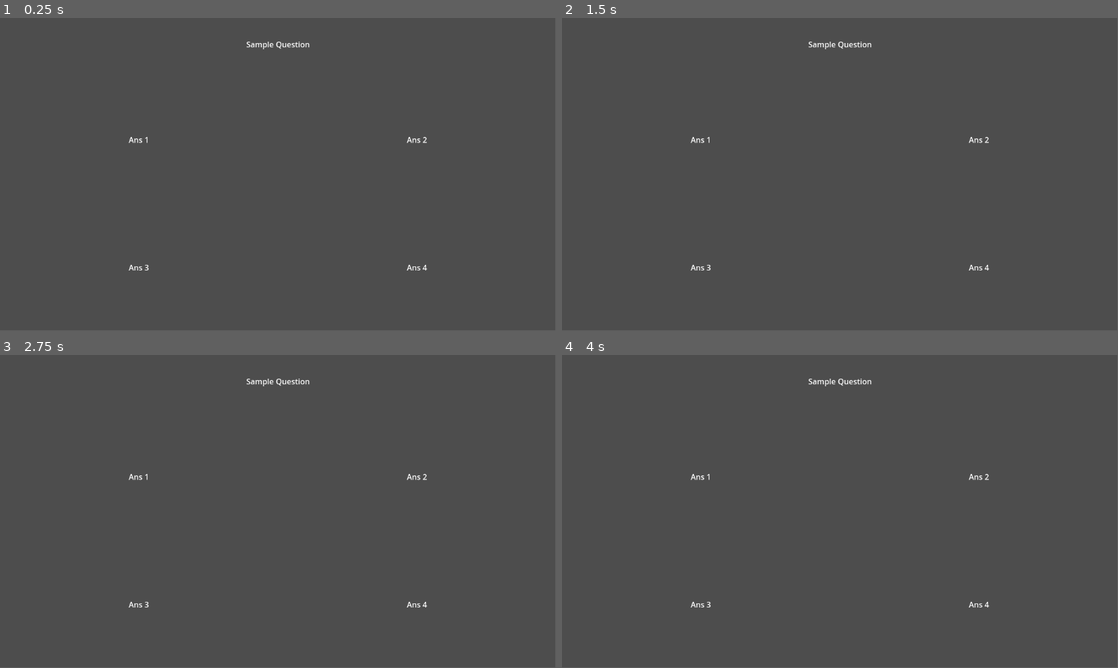
Above: before the commit, frames 1-4 (two rows, left to right).
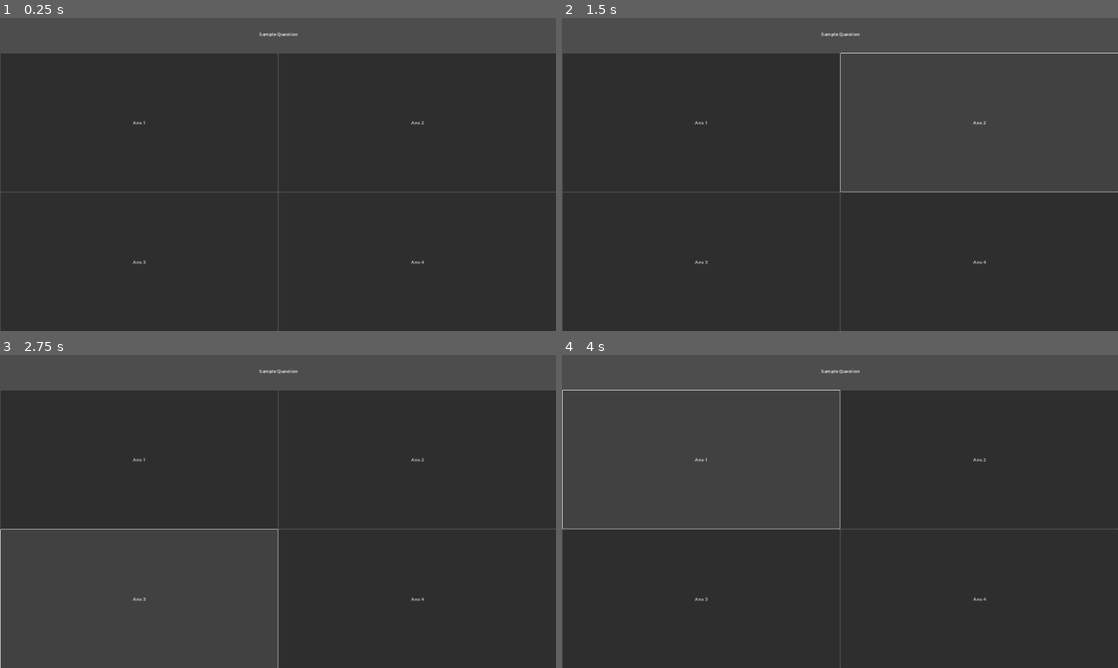
Above: after the commit, the same moments.

Repository: jocelyndb/Trivial
Game: Godot game, scene res://scenes/trivia_board.tscn
Same seed, same stepped clock (60 frames per second), same inputs: the game is played once before the commit and once after it. Before the commit the project has no main scene; this scene is started directly in both runs.
Inputs (mouse positions are in pixels of both pictures, inside the frame that each line leads up to):
- Up to frame 1 (0.25 s): no input
- Up to frame 2 (1.5 s): click (701, 121) at 0.5 s, where only the run after the commit has a clickable "Ans 1"; click (979, 121) at 1.25 s, where only the run after the commit has a clickable "Ans 2"
- Up to frame 3 (2.75 s): click (139, 599) at 2 s, where only the run after the commit has a clickable "Ans 3"
- Up to frame 4 (4 s): click (979, 599) at 2.75 s, where only the run after the commit has a clickable "Ans 4"; click (701, 458) at 3.5 s, where only the run after the commit has a clickable "Ans 1"
In our replay, the window is 799x449 before the commit and 800x450 after it. These sizes can differ from the game's own. Grey fills any space a smaller window leaves; there, only what the larger window draws over its background counts as a difference.

The runs differ from the first frame. In frame 1, 88% of the frame differs, in the area x 0-100%, y 0-100%; in frame 2, 66%; in frame 3, 66%; in frame 4, 66%.

Commit message:
Added 20 demo questions and implemented loading questions, added menus and signals for answers

Diff:
--- /dev/null
+++ b/default_bus_layout.tres
@@ -0,0 +1,15 @@
+[gd_resource type="AudioBusLayout" format=3 uid="uid://c8l4x4v72nxeo"]
+
+[resource]
+bus/1/name = &"SFX"
+bus/1/solo = false
+bus/1/mute = false
+bus/1/bypass_fx = false
+bus/1/volume_db = 0.0
+bus/1/send = &"Master"
+bus/2/name = &"Music"
+bus/2/solo = false
+bus/2/mute = false
+bus/2/bypass_fx = false
+bus/2/volume_db = 0.0
+bus/2/send = &"Master"
--- a/project.godot
+++ b/project.godot
@@ -11,8 +11,21 @@
 [application]
 
 config/name="Trivial"
+run/main_scene="res://scenes/main_menu.tscn"
 config/features=PackedStringArray("4.3", "GL Compatibility")
 config/icon="res://icon.svg"
+
+[autoload]
+
+Question="res://scripts/question.gd"
+PlayerInfo="*res://scripts/player_info.gd"
+
+[display]
+
+window/size/viewport_width=1920
+window/size/viewport_height=1080
+window/stretch/mode="canvas_items"
+window/stretch/aspect="keep_height"
 
 [rendering]
 
--- /dev/null
+++ b/resources/questions.json
@@ -0,0 +1,233 @@
+[
+	{
+		"question": "sample question text",
+		"subject": "general",
+		"difficulty": 1,
+		"options": {
+			"option1": -1,
+			"option2": 1,
+			"option3": 0,
+			"option4": 0
+		}
+	},
+	{
+		"question": "The Kuleshov effect describes which phenomenon?",
+		"subject": "general",
+		"difficulty": 3,
+		"options": {
+			"Viewers derive more meaning from the relationship between sequential shots than just one in isolation": 1,
+			"Viewers are more influenced by color than narrative": 0,
+			"It’s easier to follow non-linear storylines": 0,
+			"People respond more strongly to loud audio cues than visuals": 0
+		}
+	},
+	{
+		"question": "What game studio produced ‘Angry Birds'?",
+		"subject": "general",
+		"difficulty": 1,
+		"options": {
+			"Rovio": 1,
+			"King": 0,
+			"Supercell": 0,
+			"Zynga": 0
+		}
+	},
+	{
+		"question": "What is hippopotomonstroses-quippedaliophobia?",
+		"subject": "general",
+		"difficulty": 2,
+		"options": {
+			"Fear of long words": 1,
+			"Fear of water": 0,
+			"Fear of large animals": 0,
+			"Fear of speaking in public": 0
+		}
+	},
+	{
+		"question": "What is unique about the number 2?",
+		"subject": "general",
+		"difficulty": 1,
+		"options": {
+			"It's the only even prime number": 1,
+			"It’s the only number with no factors": 0,
+			"It’s both a square and a cube": 0,
+			"It’s the only number divisible by zero": 0
+		}
+	},
+	{
+		"question": "Which compound is responsible for blue-coloured plants?",
+		"subject": "general",
+		"difficulty": 3,
+		"options": {
+			"Anthocyanin": 1,
+			"Chlorophyll": 0,
+			"Xanthophyll": 0,
+			"Carotene": 0
+		}
+	},
+	{
+		"question": "What city was home to ‘Metamorphosis’ author Franz Kafka?",
+		"subject": "geography",
+		"difficulty": 2,
+		"options": {
+			"Prague": 1,
+			"Vienna": 0,
+			"Berlin": 0,
+			"Zurich": 0
+		}
+	},
+	{
+		"question": "Which country originated the cold marinated fish dish Ceviche?",
+		"subject": "geography",
+		"difficulty": 2,
+		"options": {
+			"Peru": 1,
+			"Mexico": 0,
+			"Spain": 0,
+			"Brazil": 0
+		}
+	},
+	{
+		"question": "What is the third largest country by area?",
+		"subject": "geography",
+		"difficulty": 2,
+		"options": {
+			"United States": 1,
+			"China": 0,
+			"Canada": 0,
+			"Brazil": 0
+		}
+	},
+	{
+		"question": "What was the first country to host the Eurovision Song Contest?",
+		"subject": "geography",
+		"difficulty": 3,
+		"options": {
+			"Switzerland": 1,
+			"United Kingdom": 0,
+			"Sweden": 0,
+			"Germany": 0
+		}
+	},
+	{
+		"question": "Which country has the highest annual rainfall on average?",
+		"subject": "geography",
+		"difficulty": 3,
+		"options": {
+			"Columbia": 1,
+			"India": 0,
+			"Indonesia": 0,
+			"Papua New Guinea": 0
+		}
+	},
+	{
+		"question": "What is the highest grossing movie of all time?",
+		"subject": "pop culture",
+		"difficulty": 1,
+		"options": {
+			"Avatar": 1,
+			"Avengers: Endgame": 0,
+			"Titanic": 0,
+			"Star Wars: The Force Awakens": 0
+		}
+	},
+	{
+		"question": "Which metal band released a song about sleep in 1991?",
+		"subject": "pop culture",
+		"difficulty": 1,
+		"options": {
+			"Metallica": 1,
+			"Slayer": 0,
+			"Iron Maiden": 0,
+			"Pantera": 0
+		}
+	},
+	{
+		"question": "Which of the following describe a piece on display at MoMa?",
+		"subject": "pop culture",
+		"difficulty": 3,
+		"options": {
+			"Nine CRT monitors on a shelf displaying black-and-white videos": 1,
+			"A typewriter fused with a rotary phone": 0,
+			"An inverted fountain pouring sand": 0,
+			"A refrigerator filled with taxidermy birds": 0
+		}
+	},
+	{
+		"question": "Which typeface featured prominently on the cover of Charli xcx’s 2024 album?",
+		"subject": "pop culture",
+		"difficulty": 3,
+		"options": {
+			"Arial": 1,
+			"Helvetica": 0,
+			"Times New Roman": 0,
+			"Futura": 0
+		}
+	},
+	{
+		"question": "Which is an effect of the fictional Bendii Syndrome?",
+		"subject": "pop culture",
+		"difficulty": 2,
+		"options": {
+			"Loss of emotional control": 1,
+			"Temporary blindness": 0,
+			"Uncontrollable telepathy": 0,
+			"Loss of memory": 0
+		}
+	},
+	{
+		"question": "In what year did the US Civil War begin?",
+		"subject": "history",
+		"difficulty": 2,
+		"options": {
+			"1861": 1,
+			"1859": 0,
+			"1863": 0,
+			"1870": 0
+		}
+	},
+	{
+		"question": "Who was Canada’s first female Prime Minister?",
+		"subject": "history",
+		"difficulty": 2,
+		"options": {
+			"Kim Campbell": 1,
+			"Margaret Thatcher": 0,
+			"Adrienne Trudeau": 0,
+			"Pauline Marois": 0
+		}
+	},
+	{
+		"question": "On days like these I curse the Chinese for which invention?",
+		"subject": "history",
+		"difficulty": 1,
+		"options": {
+			"Gunpowder": 1,
+			"Coins": 0,
+			"Vases": 0,
+			"Bow and Arrow": 0
+		}
+	},
+	{
+		"question": "Which is not a Greek God or Goddess?",
+		"subject": "history",
+		"difficulty": 2,
+		"options": {
+			"Minerva": 1,
+			"Hypnos": 0,
+			"Hermes": 0,
+			"Demeter": 0
+		}
+	},
+	{
+		"question": "Which nation was the first to abolish slavery?",
+		"subject": "history",
+		"difficulty": 3,
+		"options": {
+			"France": 1,
+			"United States": 0,
+			"Brazil": 0,
+			"United Kingdom": 0
+		}
+	}
+]
--- /dev/null
+++ b/resources/questions_v1.json
@@ -0,0 +1,191 @@
+[
+	{
+		"question": "sample question text",
+		"subject": "general",
+		"value": 5,
+		"options" : {
+			"option1":-1,
+			"option2":1
+		}
+	},
+	{
+		"question": "The Kuleshov effect describes which phenomenon?",
+		"subject": "general",
+		"value": 5,
+		"options" : {
+			"Viewers derive more meaning from the relationship between sequential shots than just one in isolation":1,
+			"option2":0
+		}
+	},
+	{
+		"question": "What game studio produced ‘Angry Birds'?",
+		"subject": "general",
+		"value": 5,
+		"options" : {
+			"Rovio":1,
+			"option2":0
+		}
+	},
+	{
+		"question": "What is hippopotomonstroses-quippedaliophobia?",
+		"subject": "general",
+		"value": 5,
+		"options" : {
+			"Fear of long words":1,
+			"option2":0
+		}
+	},
+	{
+		"question": "What is unique about the number 2?",
+		"subject": "general",
+		"value": 5,
+		"options" : {
+			"It's the only even prime number":1,
+			"option2":0
+		}
+	},
+	{
+		"question": "Which compound is responsible for blue-coloured plants?",
+		"subject": "general",
+		"value": 5,
+		"options" : {
+			"Anthocyanins":1,
+			"option2":0
+		}
+	},
+	{
+		"question": "What city was home to ‘Metamorphosis’ author Franz Kafka?",
+		"subject": "geography",
+		"value": 5,
+		"options" : {
+			"Prague":1,
+			"option2":0
+		}
+	},
+	{
+		"question": "Which country originated the cold marinated fish dish Ceviche?",
+		"subject": "geography",
+		"value": 5,
+		"options" : {
+			"Peru":1,
+			"option2":0
+		}
+	},
+	{
+		"question": "What is the third largest country by area?",
+		"subject": "geography",
+		"value": 5,
+		"options" : {
+			"United States":1,
+			"option2":0
+		}
+	},
+	{
+		"question": "What was the first country to host the Eurovision Song Contest?",
+		"subject": "geography",
+		"value": 5,
+		"options" : {
+			"Switzerland":1,
+			"option2":0
+		}
+	},
+	{
+		"question": "Which country has the highest annual rainfall on average?",
+		"subject": "geography",
+		"value": 5,
+		"options" : {
+			"Columbia":1,
+			"option2":0
+		}
+	},
+	{
+		"question": "What is the highest grossing movie of all time?",
+		"subject": "pop culture",
+		"value": 5,
+		"options" : {
+			"Avatar":1,
+			"option2":0
+		}
+	},
+	{
+		"question": "Which metal band released a song about sleep in 1991?",
+		"subject": "pop culture",
+		"value": 5,
+		"options" : {
+			"Metallica":1,
+			"option2":0
+		}
+	},
+	{
+		"question": "Which of the following describe a piece on display at MoMa?",
+		"subject": "pop culture",
+		"value": 5,
+		"options" : {
+			"Nine CRT monitors on a shelf displaying black-and-white videos":1,
+			"option2":0
+		}
+	},
+	{
+		"question": "Which typeface featured prominently on the cover of Charli xcx’s 2024 album?",
+		"subject": "pop culture",
+		"value": 5,
+		"options" : {
+			"Arial":1,
+			"option2":0
+		}
+	},
+	{
+		"question": "Which is an effect of the fictional Bendii Syndrome?",
+		"subject": "pop culture",
+		"value": 5,
+		"options" : {
+			"Loss of emotional control":1,
+			"option2":0
+		}
+	},
+	{
+		"question": "In what year did the US Civil War begin?",
+		"subject": "history",
+		"value": 5,
+		"options" : {
+			"1861":1,
+			"option2":0
+		}
+	},
+	{
+		"question": "Who was Canada’s first female Prime Minister?",
+		"subject": "history",
+		"value": 5,
+		"options" : {
+			"Kim Campbell":1,
+			"option2":0
+		}
+	},
+	{
+		"question": "On days like these I curse the Chinese for which invention?",
+		"subject": "history",
+		"value": 5,
+		"options" : {
+			"Gunpowder":1,
+			"option2":0
+		}
+	},
+	{
+		"question": "Which is not a Greek God or Goddess?",
+		"subject": "history",
+		"value": 5,
+		"options" : {
+			"Minerva":1,
+			"option2":0
+		}
+	},
+	{
+		"question": "Which nation was the first to abolish slavery?",
+		"subject": "history",
+		"value": 5,
+		"options" : {
+			"France":1,
+			"option2":0
+		}
+	},
+]
--- /dev/null
+++ b/resources/triple_bus.tres
@@ -0,0 +1,15 @@
+[gd_resource type="AudioBusLayout" format=3 uid="uid://bsjbnvqme2jtp"]
+
+[resource]
+bus/1/name = &"SFX"
+bus/1/solo = false
+bus/1/mute = false
+bus/1/bypass_fx = false
+bus/1/volume_db = 0.0
+bus/1/send = &"Master"
+bus/2/name = &"Music"
+bus/2/solo = false
+bus/2/mute = false
+bus/2/bypass_fx = false
+bus/2/volume_db = 0.0
+bus/2/send = &"Master"
--- /dev/null
+++ b/scenes/info_label.gd
@@ -0,0 +1,14 @@
+extends Label
+
+@export var infoVariable: String
+@export var labelText: String
+
+# Called when the node enters the scene tree for the first time.
+func _ready() -> void:
+	text = labelText + str(PlayerInfo[infoVariable])
+	pass # Replace with function body.
+
+
+# Called every frame. 'delta' is the elapsed time since the previous frame.
+func _process(delta: float) -> void:
+	pass
--- /dev/null
+++ b/scenes/main_menu.tscn
@@ -0,0 +1,52 @@
+[gd_scene load_steps=2 format=3 uid="uid://cp4q0lveividi"]
+
+[ext_resource type="PackedScene" uid="uid://bovjr85fwn77x" path="res://scenes/scene_button.tscn" id="1_33nl4"]
+
+[node name="MainMenu" type="Control"]
+layout_mode = 3
+anchors_preset = 15
+anchor_right = 1.0
+anchor_bottom = 1.0
+grow_horizontal = 2
+grow_vertical = 2
+
+[node name="HBoxContainer" type="VBoxContainer" parent="."]
+layout_mode = 1
+anchors_preset = 8
+anchor_left = 0.5
+anchor_top = 0.5
+anchor_right = 0.5
+anchor_bottom = 0.5
+offset_left = -91.5
+offset_top = -29.0
+offset_right = 91.5
+offset_bottom = 29.0
+grow_horizontal = 2
+grow_vertical = 2
+
+[node name="TitleText" type="RichTextLabel" parent="HBoxContainer"]
+layout_mode = 2
+size_flags_horizontal = 6
+size_flags_vertical = 4
+bbcode_enabled = true
+text = "Trivial
+"
+fit_content = true
+scroll_active = false
+autowrap_mode = 0
+
+[node name="NavButtons" type="HBoxContainer" parent="HBoxContainer"]
+layout_mode = 2
+size_flags_horizontal = 4
+size_flags_vertical = 4
+theme_override_constants/separation = 20
+
+[node name="PlayButton" parent="HBoxContainer/NavButtons" instance=ExtResource("1_33nl4")]
+layout_mode = 2
+text = "Play"
+targetSceneName = "trivia"
+
+[node name="OptionsButton" parent="HBoxContainer/NavButtons" instance=ExtResource("1_33nl4")]
+layout_mode = 2
+text = "Options"
+targetSceneName = "options_menu"
--- /dev/null
+++ b/scenes/options_menu.tscn
@@ -0,0 +1,89 @@
+[gd_scene load_steps=4 format=3 uid="uid://drhsvebvknql8"]
+
+[ext_resource type="Script" path="res://scripts/volume_slider.gd" id="1_8045e"]
+[ext_resource type="PackedScene" uid="uid://bovjr85fwn77x" path="res://scenes/scene_button.tscn" id="1_ko2s8"]
+[ext_resource type="Script" path="res://scenes/info_label.gd" id="3_xpllv"]
+
+[node name="Options" type="Control"]
+layout_mode = 3
+anchors_preset = 15
+anchor_right = 1.0
+anchor_bottom = 1.0
+grow_horizontal = 2
+grow_vertical = 2
+
+[node name="VBoxContainer" type="VBoxContainer" parent="."]
+layout_mode = 1
+anchors_preset = -1
+anchor_right = 1.0
+anchor_bottom = 1.0
+offset_left = 400.0
+offset_top = 200.0
+offset_right = -400.0
+offset_bottom = -200.0
+grow_horizontal = 2
+grow_vertical = 2
+theme_override_constants/separation = 50
+
+[node name="VolumeSlider" type="HSlider" parent="VBoxContainer"]
+layout_mode = 2
+max_value = 1.0
+step = 0.01
+script = ExtResource("1_8045e")
+
+[node name="Label" type="Label" parent="VBoxContainer/VolumeSlider"]
+layout_mode = 0
+offset_top = 20.0
+offset_right = 59.0
+offset_bottom = 43.0
+text = "Volume"
+
+[node name="MusicSlider" type="HSlider" parent="VBoxContainer"]
+layout_mode = 2
+max_value = 1.0
+step = 0.01
+script = ExtResource("1_8045e")
+audioBusName = "Music"
+
+[node name="Label" type="Label" parent="VBoxContainer/MusicSlider"]
+layout_mode = 0
+offset_top = 20.0
+offset_right = 59.0
+offset_bottom = 43.0
+text = "Music"
+
+[node name="SFXSlider" type="HSlider" parent="VBoxContainer"]
+layout_mode = 2
+max_value = 1.0
+step = 0.01
+script = ExtResource("1_8045e")
+audioBusName = "SFX"
+
+[node name="Label" type="Label" parent="VBoxContainer/SFXSlider"]
+layout_mode = 0
+offset_top = 20.0
+offset_right = 59.0
+offset_bottom = 43.0
+text = "Sounds"
+
+[node name="HighScore" type="Label" parent="VBoxContainer"]
+layout_mode = 2
+script = ExtResource("3_xpllv")
+infoVariable = "highScore"
+labelText = "High Score: "
+
+[node name="NavButtons" type="HBoxContainer" parent="VBoxContainer"]
+layout_mode = 2
+size_flags_horizontal = 4
+size_flags_vertical = 4
+theme_override_constants/separation = 20
+
+[node name="MainMenuButton" parent="VBoxContainer/NavButtons" instance=ExtResource("1_ko2s8")]
+layout_mode = 2
+text = "Back"
+targetSceneName = "main_menu"
+
+[node name="CreditsButton" parent="VBoxContainer/NavButtons" instance=ExtResource("1_ko2s8")]
+layout_mode = 2
+text = "Credits"
+targetSceneName = "credits"
--- /dev/null
+++ b/scenes/scene_button.tscn
@@ -0,0 +1,15 @@
+[gd_scene load_steps=2 format=3 uid="uid://bovjr85fwn77x"]
+
+[ext_resource type="Script" path="res://scripts/scene_button.gd" id="1_5v83p"]
+
+[node name="SceneButton" type="Button"]
+anchors_preset = 15
+anchor_right = 1.0
+anchor_bottom = 1.0
+grow_horizontal = 2
+grow_vertical = 2
+size_flags_horizontal = 4
+size_flags_vertical = 4
+script = ExtResource("1_5v83p")
+
+[connection signal="pressed" from="." to="." method="_on_pressed"]
--- /dev/null
+++ b/scenes/trivia.tscn
@@ -0,0 +1,18 @@
+[gd_scene load_steps=3 format=3 uid="uid://njq3tgyopb53"]
+
+[ext_resource type="Script" path="res://scripts/trivia.gd" id="1_53x8n"]
+[ext_resource type="PackedScene" uid="uid://cxg0cvb7ol5i3" path="res://scenes/trivia_board.tscn" id="2_ra1vt"]
+
+[node name="Trivia" type="Control"]
+layout_mode = 3
+anchors_preset = 15
+anchor_right = 1.0
+anchor_bottom = 1.0
+grow_horizontal = 2
+grow_vertical = 2
+script = ExtResource("1_53x8n")
+
+[node name="TriviaBoard" parent="." instance=ExtResource("2_ra1vt")]
+layout_mode = 1
+
+[connection signal="answered" from="TriviaBoard" to="." method="_on_trivia_board_answered"]
--- a/scenes/trivia_board.tscn
+++ b/scenes/trivia_board.tscn
@@ -39,32 +39,26 @@
 size_flags_horizontal = 3
 columns = 2
 
-[node name="Option 1" type="Label" parent="BoardSeparator/Bottom/MCOptions"]
+[node name="Option 1" type="Button" parent="BoardSeparator/Bottom/MCOptions" groups=["optionButtons"]]
 layout_mode = 2
-size_flags_horizontal = 6
-size_flags_vertical = 6
+size_flags_horizontal = 3
+size_flags_vertical = 3
 text = "Ans 1"
 
-[node name="Option 2" type="Label" parent="BoardSeparator/Bottom/MCOptions"]
+[node name="Option 2" type="Button" parent="BoardSeparator/Bottom/MCOptions" groups=["optionButtons"]]
 layout_mode = 2
-size_flags_horizontal = 6
-size_flags_vertical = 6
+size_flags_horizontal = 3
+size_flags_vertical = 3
 text = "Ans 2"
-horizontal_alignment = 3
-vertical_alignment = 3
 
-[node name="Option 3" type="Label" parent="BoardSeparator/Bottom/MCOptions"]
+[node name="Option 3" type="Button" parent="BoardSeparator/Bottom/MCOptions" groups=["optionButtons"]]
 layout_mode = 2
-size_flags_horizontal = 6
-size_flags_vertical = 6
+size_flags_horizontal = 3
+size_flags_vertical = 3
 text = "Ans 3"
-horizontal_alignment = 3
-vertical_alignment = 3
 
-[node name="Option 4" type="Label" parent="BoardSeparator/Bottom/MCOptions"]
+[node name="Option 4" type="Button" parent="BoardSeparator/Bottom/MCOptions" groups=["optionButtons"]]
 layout_mode = 2
-size_flags_horizontal = 6
-size_flags_vertical = 6
+size_flags_horizontal = 3
+size_flags_vertical = 3
 text = "Ans 4"
-horizontal_alignment = 3
-vertical_alignment = 3
--- /dev/null
+++ b/scenes/upgrades_menu.tscn
@@ -0,0 +1,9 @@
+[gd_scene format=3 uid="uid://cffyhc16ln836"]
+
+[node name="UpgradesMenu" type="Control"]
+layout_mode = 3
+anchors_preset = 15
+anchor_right = 1.0
+anchor_bottom = 1.0
+grow_horizontal = 2
+grow_vertical = 2
--- /dev/null
+++ b/scripts/option_button.gd
@@ -0,0 +1,11 @@
+extends Button
+
+#var Question = preload("res://scenes/trivia_board.tscn")
+# Called when the node enters the scene tree for the first time.
+func _ready() -> void:
+	pass # Replace with function body.
+
+
+# Called every frame. 'delta' is the elapsed time since the previous frame.
+func _process(delta: float) -> void:
+	pass
--- /dev/null
+++ b/scripts/player_info.gd
@@ -0,0 +1,3 @@
+extends Node
+
+var highScore = 10
--- /dev/null
+++ b/scripts/question.gd
@@ -0,0 +1,38 @@
+extends Node
+
+class_name Question
+# Question text
+var question: String
+var subject: String
+# difficulty is one of:
+#	1: easy
+#	2: medium
+#	3: hard
+var difficulty: int
+# Dictionary[String, int]
+# Int is one of:
+#	- -2 Disabled, Incorrect
+# 	- -1 Disabled, Correct
+#	- 0  Enabled, Incorrect
+# 	- 1	 Enabled, Correct
+var options: Dictionary
+
+static func newQuestion(question: String, difficulty: int, options: Dictionary, subject: String = "General"):
+	var newQ = Question.new()
+	newQ.question = question
+	newQ.difficulty = difficulty
+	newQ.options = options
+	newQ.subject = subject
+	print(JSON.stringify(newQ))
+	return newQ
+
+# TODO: add serialize function to save questions
+#static func serialize()
+
+static func parseJSONString(json: String) -> Question:
+	var qJson = JSON.parse_string(json)
+	print(qJson["question"])
+	print(qJson["difficulty"])
+	print(qJson["subject"])
+	print(qJson["options"])
+	return newQuestion(qJson["question"], qJson["difficulty"], qJson["options"], qJson["subject"])
--- /dev/null
+++ b/scripts/scene_button.gd
@@ -0,0 +1,16 @@
+extends Button
+
+@export var targetSceneName: String
+
+# Called when the node enters the scene tree for the first time.
+func _ready() -> void:
+	pass # Replace with function body.
+
+
+# Called every frame. 'delta' is the elapsed time since the previous frame.
+func _process(delta: float) -> void:
+	pass
+
+func _on_pressed() -> void:
+	get_tree().change_scene_to_file("res://scenes/" + targetSceneName + ".tscn")
+	pass # Replace with function body.
--- /dev/null
+++ b/scripts/trivia.gd
@@ -0,0 +1,56 @@
+extends Control
+
+# TODO: put questions in file
+@export var questionsPath = "res://resources/questions.json"
+@onready var questions: Array[Question] = loadQuestions()
+@onready var currentQuestionIndex: int = -1
+# Called when the node enters the scene tree for the first time.
+func _ready() -> void:
+	questions.shuffle()
+	#var questions: Array[Question] = loadQuestions()
+	#$TriviaBoard.setQuestion(questions[1])
+	#$TriviaBoard.setQuestion(questions[2])
+	setNextQuestion()
+
+# Called every frame. 'delta' is the elapsed time since the previous frame.
+func _process(delta: float) -> void:
+	pass
+
+func loadQuestions() -> Array[Question]:
+	if not FileAccess.file_exists(questionsPath):
+		print("Missing questions file")
+		return []
+
+	var questions: Array[Question] = []
+	var questionsFile = FileAccess.open(questionsPath, FileAccess.READ)
+	var questionsArray = JSON.parse_string(questionsFile.get_as_text())
+	for question in questionsArray:
+		questions.append(Question.newQuestion(
+			question["question"],
+			question["difficulty"],
+			question["options"],
+			question["subject"]))
+	# TODO: read questions from file
+	#var q
+	#Question.new()
+	return questions
+
+#func save_data() -> void:
+	#var save_file = FileAccess.open("user://game_data.save", FileAccess.WRITE)
+	#var json_string = JSON.stringify(highScore)
+	#print(json_string)
+	#save_file.store_line(json_string)
+	#save_file.close()
+
+func setNextQuestion() -> void:
+	currentQuestionIndex += 1
+	$TriviaBoard.setQuestion(questions[currentQuestionIndex])
+
+
+
+func _on_trivia_board_answered(correct: int, difficulty: int) -> void:
+	print(("Correctly" if correct > 0 else "Incorrectly") + " answered "
+		+ ("easy" if difficulty == 1 else ("medium" if difficulty == 2 else "hard"))
+		+ " question.")
+	setNextQuestion()
+	pass # Replace with function body.
--- a/scripts/trivia_board.gd
+++ b/scripts/trivia_board.gd
@@ -1,18 +1,8 @@
 extends Control
 
-class Question:
-	# Question text
-	var question: String
-	# Correct answer
-	var answer: String
-	# Alternate answers to confuse player
-	# Dictionary[String, int]
-	# Int is one of:
-	# 	- -1 Disabled
-	#	- 0  Enabled, Incorrect
-	# 	- 1	 Enabled, Correct
-	var options: Dictionary
+signal answered(int)
 
+var currentQuestion: Question
 
 # Called when the node enters the scene tree for the first time.
 func _ready() -> void:
@@ -21,11 +11,73 @@
 
 # Called every frame. 'delta' is the elapsed time since the previous frame.
 func _process(delta: float) -> void:
+	# TODO: remove when finished testing question setting
+	if (Input.is_action_just_pressed("ui_select")):
+		print("Setting question")
+		setQuestion(Question.newQuestion(
+			"test question text",
+			5,
+			{
+				"First choice, incorrect":0,
+				"Second choice, correct":1,
+				"Third choice, correct":1,
+				"Fourth choice, disabled correct":-1,
+				# NOTE: ideally no more choices as these are read in order
+				"Fifth choice, disabled incorrect":-2,
+				#"Sixth choice, incorrect":0
+			}))
+
 	pass
 
 func setQuestion(question: Question) -> void:
+	currentQuestion = question
+	# Disconnect all existing button signals
+	for button in $BoardSeparator/Bottom/MCOptions.get_children():
+		button.disconnect("pressed", onMCPressed)
 	$BoardSeparator/Top/Question.text = question.question
-	for ansText in question.options.keys():
-		# TODO: set answer options
-		pass
+	var optionButtons: Array[Node] = $BoardSeparator/Bottom/MCOptions.get_children()
+	optionButtons.shuffle()
+	# Check for an enabled correct answer option
+	var correctOptionIndex: int = question.options.values().find(1)
+	# If correct option present, assign it to first button
+	var finalButtonIndex = optionButtons.size()
+	if correctOptionIndex >= 0:
+		setMCButton(optionButtons.back(), question.options.keys()[correctOptionIndex])
+		finalButtonIndex -= 1
+	# Add other answer options in order to shuffled buttons
+	var buttonIndex = 0
+	for optionIndex in question.options.size():
+		# Skip already set correct option (will never trigger if one not found)
+		if optionIndex == correctOptionIndex or question.options.values()[optionIndex] < 0:
+			optionIndex += 1
+			continue
+		# End if reached already set last button
+		if buttonIndex == finalButtonIndex:
+			break
+		# TODO: handle disa
+		setMCButton(optionButtons[buttonIndex], question.options.keys()[optionIndex])
+		print("Set button: %d" % buttonIndex)
+		optionIndex += 1
+		buttonIndex += 1
+	# Hide buttons not assigned an answer choice
+	# TODO: make this a look instead of hiding
+	while (buttonIndex < finalButtonIndex):
+		optionButtons[buttonIndex].hide()
+		print("Hiding: %d" % buttonIndex)
+		buttonIndex += 1
+
+	print(correctOptionIndex)
+	print(question.options.size())
+	print(optionButtons.size())
+
+func setMCButton(button: Button, text: String):
+	print(text)
+	button.connect("pressed", onMCPressed.bind(text))
+	button.text = text
+	button.show()
 	pass
+
+func onMCPressed(answer: String):
+	print(answer)
+	print(currentQuestion.options[answer])
+	emit_signal("answered", currentQuestion.options[answer], currentQuestion.difficulty)
--- /dev/null
+++ b/scripts/volume_slider.gd
@@ -0,0 +1,14 @@
+extends HSlider
+
+@export var audioBusName = "Master"
+
+@onready var bus = AudioServer.get_bus_index(audioBusName)
+
+# Called when the node enters the scene tree for the first time.
+func _ready() -> void:
+	value = db_to_linear(AudioServer.get_bus_volume_db(bus))
+
+# Called every frame. 'delta' is the elapsed time since the previous frame.
+func _process(delta: float) -> void:
+	AudioServer.set_bus_volume_db(bus, linear_to_db(value))
+	pass
